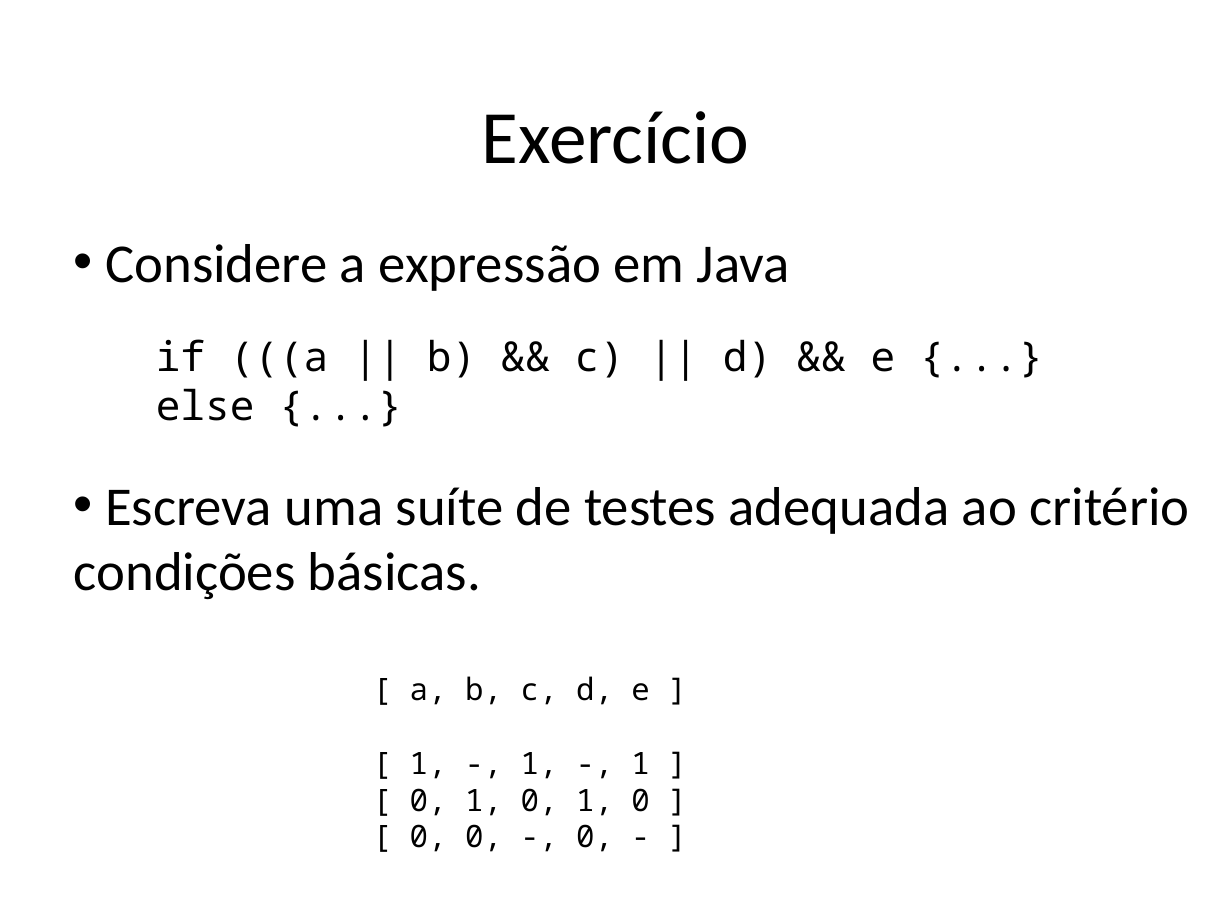
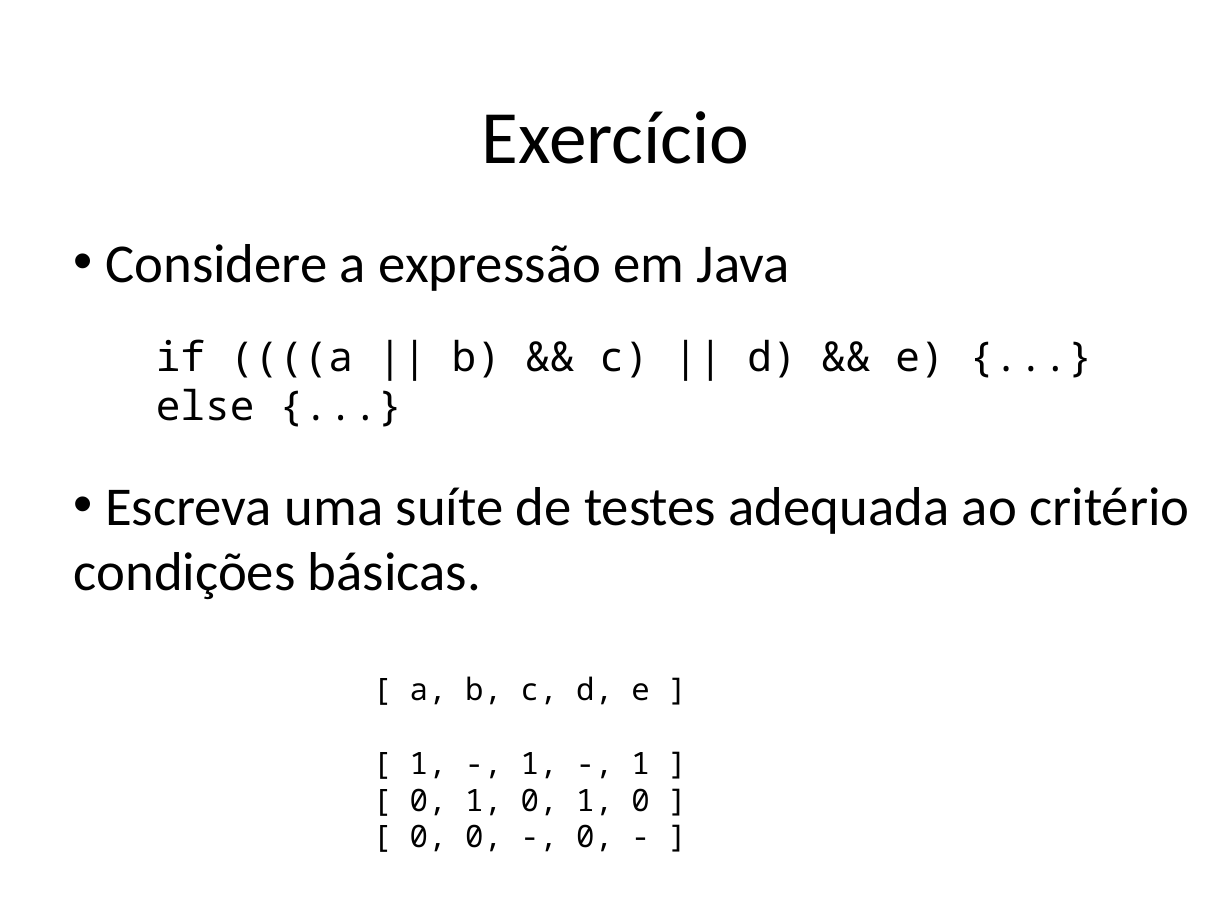
Before and after one commit to STAR-RG/testing-cin, a slide deck: slide 102 of slides.pptx (slide 100 before the commit). Drawn at 1232x924 pixels with LibreOffice and Linux fonts; fonts in the diff are those of the drawing. Boxes give left, top, right and bottom in pixels: in the first picture for what was removed or moved away, otherwise in the second. Text is boxed around its words. In the diff, an @@ line names an element or a change of style, - is before the commit and + after.

```diff
--- a/slides.pptx
+++ b/slides.pptx
@@ text at box(156, 339, 944, 378): text changed @@
-if (((a || b) && c) || d) && e {...}
+if ((((a || b) && c) || d) && e) {...}
```
Also in this commit, not shown: 15 other slides changed, 3 slides added, 1 slide removed.
